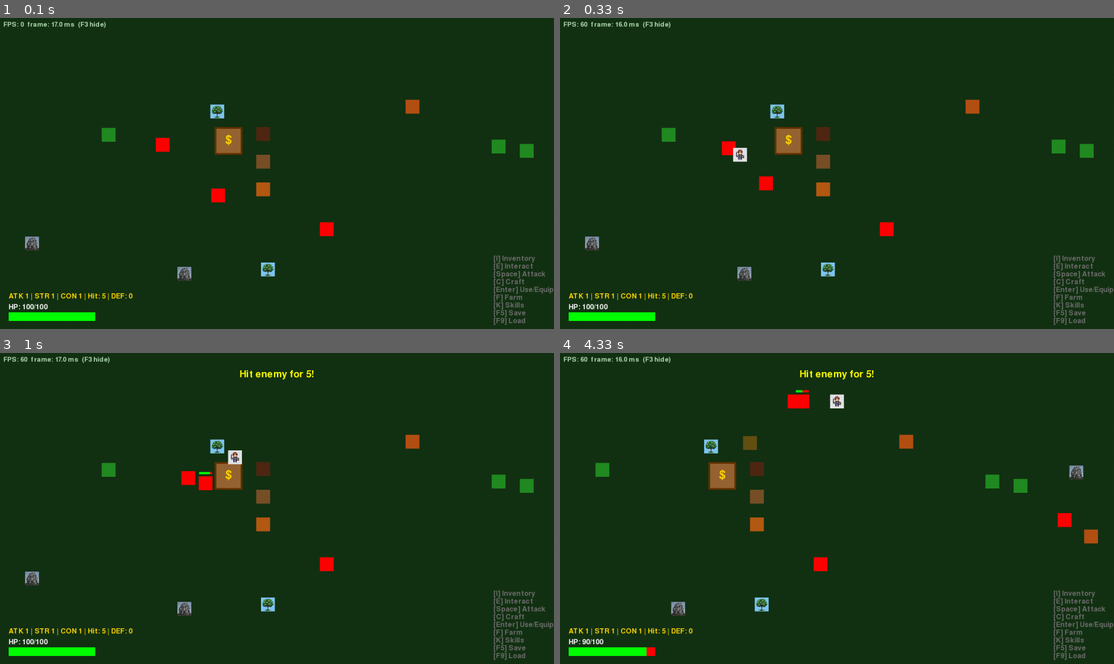
Above: before the commit, frames 1-4 (two rows, left to right).
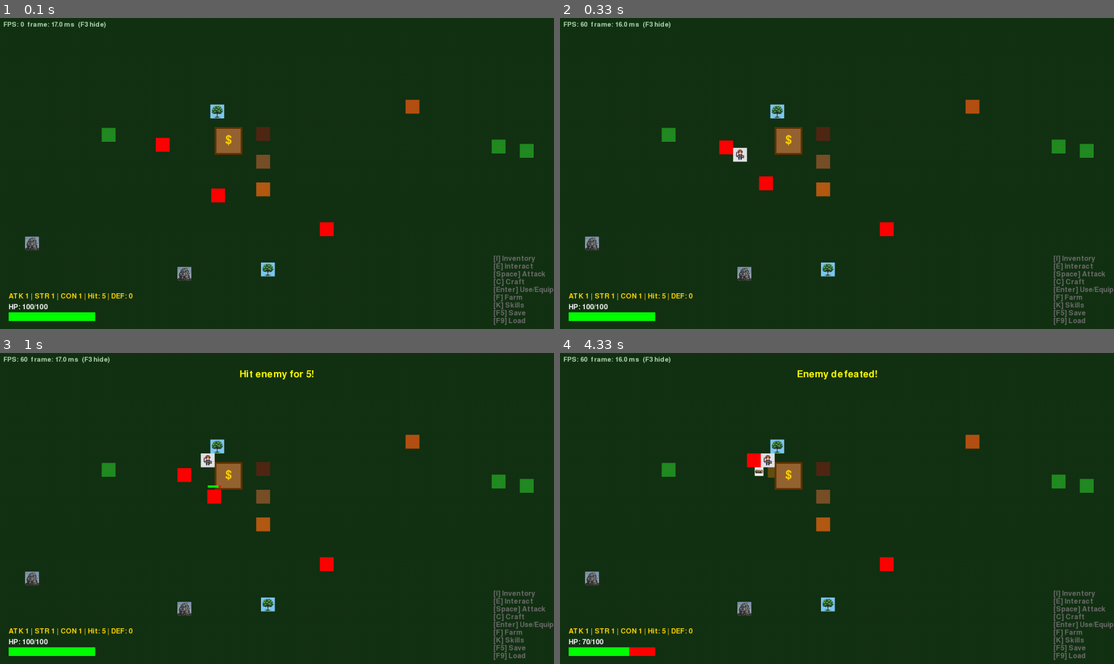
Above: after the commit, the same moments.

Repository: jacobziemba-dev/my-pygame-rpg
Game: pygame game, started from main.py
Same seed, same stepped clock (60 frames per second), same inputs: the game is played once before the commit and once after it.
Inputs (mouse positions are in pixels of both pictures, inside the frame that each line leads up to):
- Up to frame 1 (0.1 s): no input
- Up to frame 2 (0.33 s): no input
- Up to frame 3 (1 s): click "[Enter] Use/Equip" at 0.38 s; hold W from 0.67 s (still down); hold Right from 0.67 s (still down); move the mouse to (277, 530) at 0.7 s; tap Space at 0.73 s
- Up to frame 4 (4.33 s): tap Space at 1.03, 1.9, 2.2, 2.4, 3.07, 3.4, 3.8, 4.1 s; release W at 1.13 s; release Right at 1.13 s; tap S at 1.17 s; tap A at 1.5 s; hold Right 1.83-2.3 s; tap F at 1.98, 3.15 s; hold Up 2.33-2.63 s; tap C at 2.48, 3.48 s; click "> Sword" at 2.72 s; hold Down 3-3.3 s; hold Up 3.33-3.7 s; hold Right from 3.73 s (still down)

Frame 1 is identical in both runs. In frame 2, less than 0.1% of the frame differs, in the area x 28-32%, y 39-45%; in frame 3, 0.6%; in frame 4, 4.9%, in the area x 4-98%, y 5-98%.

Commit message:
refactor: enhance player and enemy movement with collision resolution
- Introduced obstacle detection for player and enemy movement, allowing for more realistic navigation around solid objects.
- Updated the `update` methods in `Player` and `Enemy` classes to include collision resolution logic, improving gameplay dynamics.
- Added helper functions for resolving collisions in both x and y directions, ensuring smoother interactions with the game environment.
- Modified `GameManager` to pass obstacle data during updates, enhancing the overall game mechanics.

These changes improve the responsiveness and realism of character movements, contributing to a more engaging gameplay experience.

Diff:
--- a/src/core/game_manager.py
+++ b/src/core/game_manager.py
@@ -462,10 +462,21 @@
                     self._on_enemy_defeated_xp()
                 return
 
+    def _get_solid_obstacles(self):
+        obstacles = []
+        for item in self.resources:
+            if isinstance(item, ResourceNode) and item.is_active and item.node_type != "fishing_spot":
+                obstacles.append(item.rect)
+        for station in self.stations:
+            obstacles.append(station.rect)
+        obstacles.append(self.bank.rect)
+        return obstacles
+
     def update(self, dt):
         if self.player.hp > 0:
+            obstacles = self._get_solid_obstacles()
             if not self.ui.show_crafting:
-                self.player.update(dt)
+                self.player.update(dt, obstacles)
 
             for crop in self.crops:
                 crop.update()
@@ -526,8 +537,8 @@
                     item.update()
 
             for enemy in self.enemies:
-                enemy.update(self.player, dt)
-                if enemy.rect.colliderect(self.player.rect):
+                enemy.update(self.player, dt, obstacles + [self.player.rect])
+                if enemy.rect.inflate(4, 4).colliderect(self.player.rect):
                     if self.player.take_damage(10):
                         self.ui.show_message("-10 HP!")
 
@@ -559,18 +570,21 @@
         self.screen.fill((0, 0, 0))
         # Draw Map background
         pygame.draw.rect(self.screen, (20, 50, 20), self.camera.apply(pygame.Rect(0, 0, 2400, 2400)))
+        # Draw ground-level objects first (no Y-sort needed)
         for item in self.resources:
             item.draw(self.screen, self.camera)
         for crop in self.crops:
             crop.draw(self.screen, self.camera)
-        for station in self.stations:
-            station.draw(self.screen, self.camera)
-        for enemy in self.enemies:
-            enemy.draw(self.screen, self.camera)
         for proj in self.projectiles:
             proj.draw(self.screen, self.camera)
-        self.bank.draw(self.screen, self.camera)
-        self.player.draw(self.screen, self.camera)
+
+        # Y-sort entities so lower ones draw on top (correct depth)
+        y_sorted = sorted(
+            self.stations + self.enemies + [self.bank, self.player],
+            key=lambda e: e.rect.bottom
+        )
+        for entity in y_sorted:
+            entity.draw(self.screen, self.camera)
         self.ui.draw(self.screen)
         if self.game_over:
             overlay = pygame.Surface((self.screen.get_width(), self.screen.get_height()), pygame.SRCALPHA)
--- a/src/entities/enemy.py
+++ b/src/entities/enemy.py
@@ -1,7 +1,7 @@
 import math
 import pygame
 from src.core.settings import *
-from src.entities.entity import Entity
+from src.entities.entity import Entity, resolve_collision_x, resolve_collision_y
 
 class Enemy(Entity):
     def __init__(self, x, y):
@@ -14,7 +14,9 @@
 
         self.image = None
 
-    def update(self, player, dt):
+    def update(self, player, dt, obstacles=None):
+        if obstacles is None:
+            obstacles = []
         dx = player.rect.centerx - self.rect.centerx
         dy = player.rect.centery - self.rect.centery
         dist = math.hypot(dx, dy)
@@ -23,7 +25,9 @@
             dx_norm = dx / dist
             dy_norm = dy / dist
             self.rect.x += dx_norm * self.speed * dt * 60
+            resolve_collision_x(self.rect, obstacles)
             self.rect.y += dy_norm * self.speed * dt * 60
+            resolve_collision_y(self.rect, obstacles)
 
     def draw(self, surface, camera=None):
         super().draw(surface, camera)
--- a/src/entities/entity.py
+++ b/src/entities/entity.py
@@ -36,3 +36,21 @@
             surface.blit(self.image, draw_rect)
         elif hasattr(self, 'color'):
             pygame.draw.rect(surface, self.color, draw_rect)
+
+
+def resolve_collision_x(rect, obstacles):
+    for obs in obstacles:
+        if rect.colliderect(obs):
+            if rect.centerx < obs.centerx:
+                rect.right = obs.left
+            else:
+                rect.left = obs.right
+
+
+def resolve_collision_y(rect, obstacles):
+    for obs in obstacles:
+        if rect.colliderect(obs):
+            if rect.centery < obs.centery:
+                rect.bottom = obs.top
+            else:
+                rect.top = obs.bottom
--- a/src/entities/player.py
+++ b/src/entities/player.py
@@ -4,7 +4,7 @@
 from src.systems.inventory import Inventory
 from src.systems.skill_manager import SkillManager
 from src.core.settings import *
-from src.entities.entity import Entity
+from src.entities.entity import Entity, resolve_collision_x, resolve_collision_y
 
 class Player(Entity):
     def __init__(self, x, y, game_manager):
@@ -88,7 +88,9 @@
         self.current_action = None
         self.action_target = None
 
-    def update(self, dt):
+    def update(self, dt, obstacles=None):
+        if obstacles is None:
+            obstacles = []
         moved = False
         self.direction.xy = (0, 0)
         if self.target_destination:
@@ -104,7 +106,9 @@
                 self.direction.x = dx_norm
                 self.direction.y = dy_norm
                 self.rect.x += dx_norm * self.speed * dt * 60
+                resolve_collision_x(self.rect, obstacles)
                 self.rect.y += dy_norm * self.speed * dt * 60
+                resolve_collision_y(self.rect, obstacles)
                 moved = True
             else:
                 self.rect.centerx = tx
@@ -167,21 +171,25 @@
         if keys[pygame.K_w] or keys[pygame.K_UP]:
             self.direction.y = -1
             self.rect.y -= self.speed * dt * 60
+            resolve_collision_y(self.rect, obstacles)
             moved = True
             self.target_destination = None
         if keys[pygame.K_s] or keys[pygame.K_DOWN]:
             self.direction.y = 1
             self.rect.y += self.speed * dt * 60
+            resolve_collision_y(self.rect, obstacles)
             moved = True
             self.target_destination = None
         if keys[pygame.K_a] or keys[pygame.K_LEFT]:
             self.direction.x = -1
             self.rect.x -= self.speed * dt * 60
+            resolve_collision_x(self.rect, obstacles)
             moved = True
             self.target_destination = None
         if keys[pygame.K_d] or keys[pygame.K_RIGHT]:
             self.direction.x = 1
             self.rect.x += self.speed * dt * 60
+            resolve_collision_x(self.rect, obstacles)
             moved = True
             self.target_destination = None
 
Not shown, changed: CLAUDE.md
